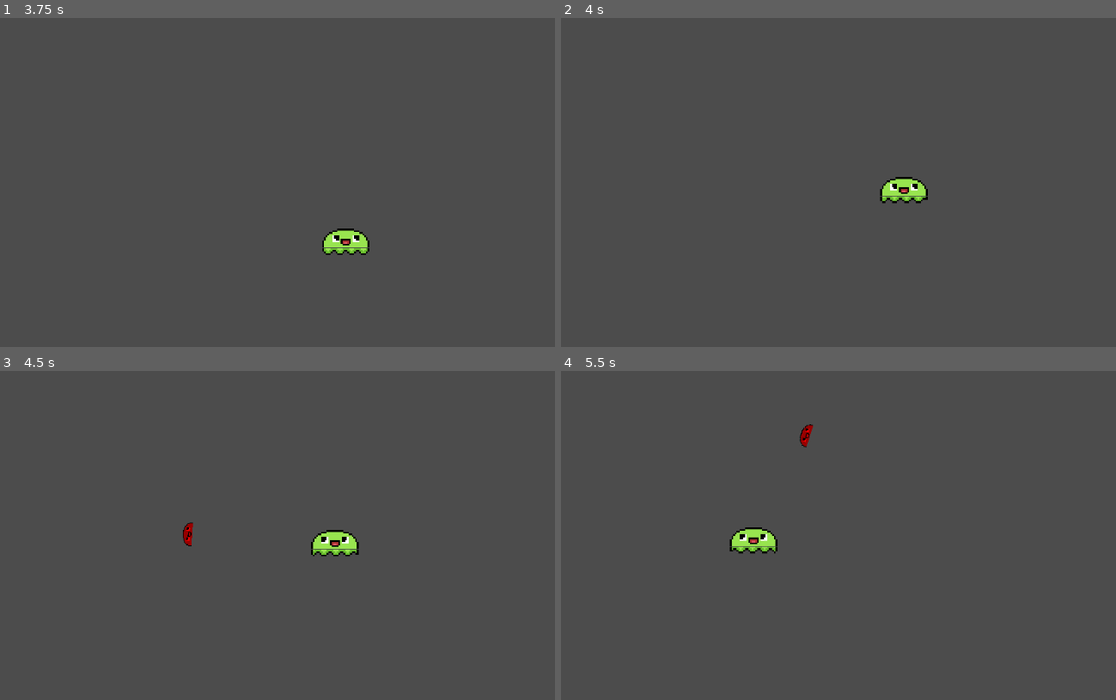
Above: before the commit, frames 1-4 (two rows, left to right).
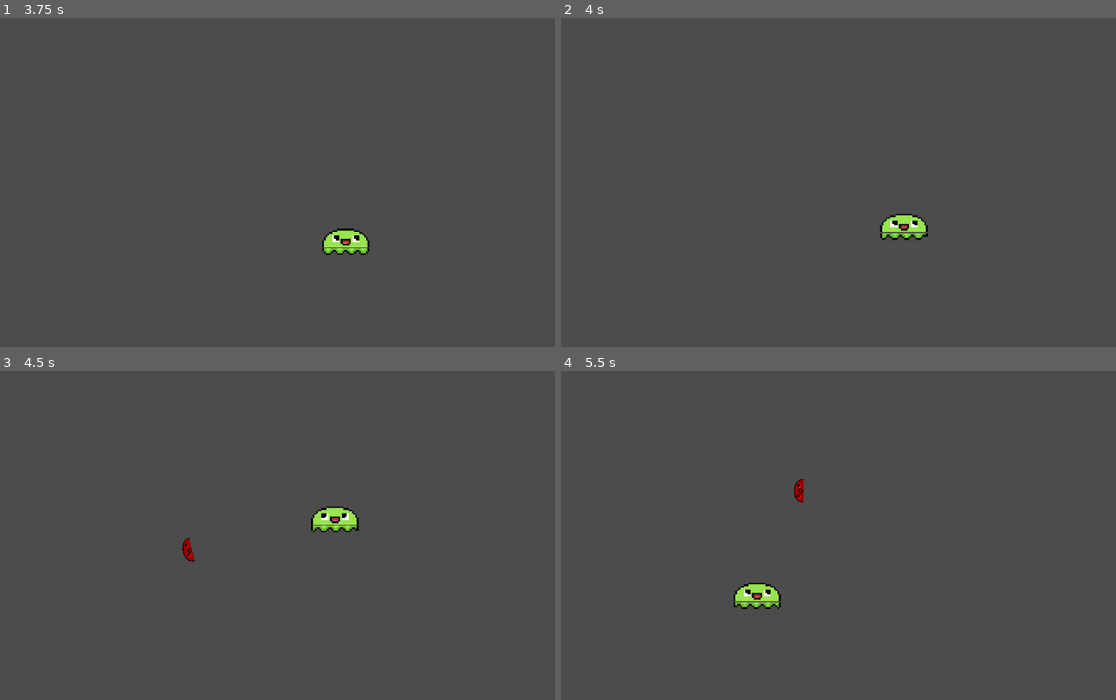
Above: after the commit, the same moments.

Repository: BrooklinJazz/GeweyTheSlime
Game: Godot game, scene res://World.tscn
Same seed, same stepped clock (60 frames per second), same inputs: the game is played once before the commit and once after it.
Inputs (mouse positions are in pixels of both pictures, inside the frame that each line leads up to):
- Up to frame 1 (3.75 s): move the mouse to (493, 189) at 0.52 s; hold Shift (grip) 0.53-1.28 s; hold D (right) 0.53-2.03 s; tap Space (jump) at 0.77, 1.07, 1.52, 1.55, 1.82, 3.02, 3.32 s; click (493, 189) at 0.8 s; move the mouse to (205, 228) at 1.27 s; click (205, 228) at 1.35 s; move the mouse to (410, 119) at 2.02 s; hold A (left) 2.03-2.78 s; hold Space (jump) 2.03-2.78 s; tap Shift (grip) at 2.3, 2.85 s; move the mouse to (305, 287) at 2.77 s; hold D (right) from 2.78 s (still down); click (305, 287) at 3.05 s; move the mouse to (549, 268) at 3.52 s; press the mouse at (549, 268) at 3.53 s
- Up to frame 2 (4 s): keep holding D (right); tap Space (jump) at 3.77, 3.8 s
- Up to frame 3 (4.5 s): tap Space (jump) at 4.07 s; move the mouse to (133, 499) at 4.27 s; release D (right) at 4.28 s; release the mouse at (133, 499) at 4.28 s; hold A (left) from 4.28 s (still down); tap Shift (grip) at 4.35 s
- Up to frame 4 (5.5 s): tap Space (jump) at 4.52, 4.82 s; move the mouse to (938, 561) at 5.02 s; release A (left) at 5.03 s; press the mouse at (938, 561) at 5.03 s; hold D (right) from 5.03 s (still down)

Frame 1 is identical in both runs. In frame 2, 1.1% of the frame differs, in the area x 57-67%, y 48-68%; in frame 3, 1.3%; in frame 4, 1.3%, in the area x 30-46%, y 16-73%.

Commit message:
draft

Diff:
--- /dev/null
+++ b/Hook.tscn
@@ -0,0 +1,18 @@
+[gd_scene load_steps=4 format=2]
+
+[ext_resource path="res://Hook.gd" type="Script" id=1]
+[ext_resource path="res://Player/sprites/slime-body.png" type="Texture" id=2]
+
+[sub_resource type="CircleShape2D" id=1]
+
+[node name="Hook" type="KinematicBody2D"]
+collision_layer = 4
+script = ExtResource( 1 )
+
+[node name="Sprite" type="Sprite" parent="."]
+position = Vector2( 0, 1.19209e-07 )
+scale = Vector2( 0.5, 1.22727 )
+texture = ExtResource( 2 )
+
+[node name="CollisionShape2D" type="CollisionShape2D" parent="."]
+shape = SubResource( 1 )
--- a/Player/Character.tscn
+++ b/Player/Character.tscn
@@ -16,74 +16,76 @@
 [ext_resource path="res://Player/Physics/WallMovement.gd" type="Script" id=14]
 [ext_resource path="res://Player/Physics/GroundMovement.gd" type="Script" id=15]
 [ext_resource path="res://Player/StateMachine.gd" type="Script" id=16]
+[ext_resource path="res://Player/Events.gd" type="Script" id=17]
+[ext_resource path="res://Player/States.gd" type="Script" id=18]
 
 [sub_resource type="AtlasTexture" id=1]
 atlas = ExtResource( 13 )
 region = Rect2( 0, 0, 28, 4 )
 
 [sub_resource type="AtlasTexture" id=2]
+atlas = ExtResource( 9 )
+region = Rect2( 0, 0, 28, 4 )
+
+[sub_resource type="AtlasTexture" id=3]
+atlas = ExtResource( 9 )
+region = Rect2( 28, 0, 28, 4 )
+
+[sub_resource type="AtlasTexture" id=4]
+atlas = ExtResource( 9 )
+region = Rect2( 56, 0, 28, 4 )
+
+[sub_resource type="AtlasTexture" id=5]
+atlas = ExtResource( 9 )
+region = Rect2( 84, 0, 28, 4 )
+
+[sub_resource type="AtlasTexture" id=6]
+atlas = ExtResource( 9 )
+region = Rect2( 112, 0, 28, 4 )
+
+[sub_resource type="AtlasTexture" id=7]
+atlas = ExtResource( 9 )
+region = Rect2( 140, 0, 28, 4 )
+
+[sub_resource type="AtlasTexture" id=8]
+atlas = ExtResource( 9 )
+region = Rect2( 168, 0, 28, 4 )
+
+[sub_resource type="AtlasTexture" id=9]
+atlas = ExtResource( 13 )
+region = Rect2( 28, 0, 28, 4 )
+
+[sub_resource type="AtlasTexture" id=10]
+atlas = ExtResource( 13 )
+region = Rect2( 56, 0, 28, 4 )
+
+[sub_resource type="AtlasTexture" id=11]
+atlas = ExtResource( 13 )
+region = Rect2( 84, 0, 28, 4 )
+
+[sub_resource type="AtlasTexture" id=12]
+atlas = ExtResource( 13 )
+region = Rect2( 112, 0, 28, 4 )
+
+[sub_resource type="AtlasTexture" id=13]
+atlas = ExtResource( 13 )
+region = Rect2( 140, 0, 28, 4 )
+
+[sub_resource type="AtlasTexture" id=14]
+atlas = ExtResource( 13 )
+region = Rect2( 168, 0, 28, 4 )
+
+[sub_resource type="AtlasTexture" id=15]
 atlas = ExtResource( 12 )
 region = Rect2( 0, 0, 28, 4 )
 
-[sub_resource type="AtlasTexture" id=3]
+[sub_resource type="AtlasTexture" id=16]
 atlas = ExtResource( 12 )
 region = Rect2( 28, 0, 28, 4 )
 
-[sub_resource type="AtlasTexture" id=4]
+[sub_resource type="AtlasTexture" id=17]
 atlas = ExtResource( 12 )
 region = Rect2( 56, 0, 28, 4 )
-
-[sub_resource type="AtlasTexture" id=5]
-atlas = ExtResource( 9 )
-region = Rect2( 0, 0, 28, 4 )
-
-[sub_resource type="AtlasTexture" id=6]
-atlas = ExtResource( 9 )
-region = Rect2( 28, 0, 28, 4 )
-
-[sub_resource type="AtlasTexture" id=7]
-atlas = ExtResource( 9 )
-region = Rect2( 56, 0, 28, 4 )
-
-[sub_resource type="AtlasTexture" id=8]
-atlas = ExtResource( 9 )
-region = Rect2( 84, 0, 28, 4 )
-
-[sub_resource type="AtlasTexture" id=9]
-atlas = ExtResource( 9 )
-region = Rect2( 112, 0, 28, 4 )
-
-[sub_resource type="AtlasTexture" id=10]
-atlas = ExtResource( 9 )
-region = Rect2( 140, 0, 28, 4 )
-
-[sub_resource type="AtlasTexture" id=11]
-atlas = ExtResource( 9 )
-region = Rect2( 168, 0, 28, 4 )
-
-[sub_resource type="AtlasTexture" id=12]
-atlas = ExtResource( 13 )
-region = Rect2( 28, 0, 28, 4 )
-
-[sub_resource type="AtlasTexture" id=13]
-atlas = ExtResource( 13 )
-region = Rect2( 56, 0, 28, 4 )
-
-[sub_resource type="AtlasTexture" id=14]
-atlas = ExtResource( 13 )
-region = Rect2( 84, 0, 28, 4 )
-
-[sub_resource type="AtlasTexture" id=15]
-atlas = ExtResource( 13 )
-region = Rect2( 112, 0, 28, 4 )
-
-[sub_resource type="AtlasTexture" id=16]
-atlas = ExtResource( 13 )
-region = Rect2( 140, 0, 28, 4 )
-
-[sub_resource type="AtlasTexture" id=17]
-atlas = ExtResource( 13 )
-region = Rect2( 168, 0, 28, 4 )
 
 [sub_resource type="SpriteFrames" id=18]
 animations = [ {
@@ -92,49 +94,49 @@
 "name": "idle",
 "speed": 5.0
 }, {
-"frames": [ SubResource( 2 ), SubResource( 3 ), SubResource( 4 ) ],
-"loop": false,
-"name": "charge_jump",
-"speed": 12.0
-}, {
-"frames": [ SubResource( 5 ), SubResource( 6 ), SubResource( 7 ), SubResource( 8 ), SubResource( 9 ), SubResource( 10 ), SubResource( 11 ) ],
+"frames": [ SubResource( 2 ), SubResource( 3 ), SubResource( 4 ), SubResource( 5 ), SubResource( 6 ), SubResource( 7 ), SubResource( 8 ) ],
 "loop": true,
 "name": "grip",
 "speed": 12.0
 }, {
-"frames": [ SubResource( 1 ), SubResource( 12 ), SubResource( 13 ), SubResource( 14 ), SubResource( 15 ), SubResource( 16 ), SubResource( 17 ) ],
+"frames": [ SubResource( 1 ), SubResource( 9 ), SubResource( 10 ), SubResource( 11 ), SubResource( 12 ), SubResource( 13 ), SubResource( 14 ) ],
 "loop": true,
 "name": "walk",
 "speed": 24.0
 }, {
-"frames": [ SubResource( 5 ) ],
+"frames": [ SubResource( 15 ), SubResource( 16 ), SubResource( 17 ) ],
+"loop": false,
+"name": "charge_jump",
+"speed": 12.0
+}, {
+"frames": [ SubResource( 2 ) ],
 "loop": true,
 "name": "grip_idle",
 "speed": 5.0
 } ]
 
 [sub_resource type="AtlasTexture" id=19]
+atlas = ExtResource( 11 )
+region = Rect2( 0, 0, 28, 11 )
+
+[sub_resource type="AtlasTexture" id=20]
+atlas = ExtResource( 11 )
+region = Rect2( 28, 0, 28, 11 )
+
+[sub_resource type="AtlasTexture" id=21]
+atlas = ExtResource( 11 )
+region = Rect2( 56, 0, 28, 11 )
+
+[sub_resource type="AtlasTexture" id=22]
 atlas = ExtResource( 8 )
 region = Rect2( 0, 0, 28, 11 )
 
-[sub_resource type="AtlasTexture" id=20]
+[sub_resource type="AtlasTexture" id=23]
 atlas = ExtResource( 8 )
 region = Rect2( 28, 0, 28, 11 )
 
-[sub_resource type="AtlasTexture" id=21]
+[sub_resource type="AtlasTexture" id=24]
 atlas = ExtResource( 8 )
-region = Rect2( 56, 0, 28, 11 )
-
-[sub_resource type="AtlasTexture" id=22]
-atlas = ExtResource( 11 )
-region = Rect2( 0, 0, 28, 11 )
-
-[sub_resource type="AtlasTexture" id=23]
-atlas = ExtResource( 11 )
-region = Rect2( 28, 0, 28, 11 )
-
-[sub_resource type="AtlasTexture" id=24]
-atlas = ExtResource( 11 )
 region = Rect2( 56, 0, 28, 11 )
 
 [sub_resource type="SpriteFrames" id=25]
@@ -146,12 +148,12 @@
 }, {
 "frames": [ SubResource( 19 ), SubResource( 20 ), SubResource( 21 ) ],
 "loop": false,
+"name": "grip",
+"speed": 12.0
+}, {
+"frames": [ SubResource( 22 ), SubResource( 23 ), SubResource( 24 ) ],
+"loop": false,
 "name": "charge_jump",
-"speed": 12.0
-}, {
-"frames": [ SubResource( 22 ), SubResource( 23 ), SubResource( 24 ) ],
-"loop": false,
-"name": "grip",
 "speed": 12.0
 } ]
 
@@ -193,6 +195,12 @@
 [node name="StateMachine" type="Node" parent="."]
 script = ExtResource( 16 )
 
+[node name="Events" type="Node" parent="StateMachine"]
+script = ExtResource( 17 )
+
+[node name="States" type="Node" parent="StateMachine"]
+script = ExtResource( 18 )
+
 [node name="Animate" type="Node" parent="."]
 script = ExtResource( 6 )
 
--- /dev/null
+++ b/Player/Events.gd
@@ -0,0 +1,10 @@
+extends Node
+
+var ATTACH_TO_CEILING = "ATTACH_TO_CEILING"
+var ATTACH_TO_FLOOR = "ATTACH_TO_FLOOR"
+var ATTACH_TO_LEFT_WALL = "ATTACH_TO_LEFT_WALL"
+var ATTACH_TO_RIGHT_WALL = "ATTACH_TO_RIGHT_WALL"
+var LAND = "LAND"
+var JUMP = "JUMP"
+var FALL = "FALL"
+var RELEASE = "RELEASE"
--- a/Player/StateMachine.gd
+++ b/Player/StateMachine.gd
@@ -1,15 +1,151 @@
 extends Node
 
-# Called when the node enters the scene tree for the first time.
+
+func StateMachineAdapter(currentState):
+	var jumped = false
+	var on_ceiling = false
+	var on_floor = false
+	var on_wall = false
+	var idle = false
+	var on_wall_left = false
+	var on_wall_right = false
+	if (currentState == States.GROUND):
+		on_floor = true
+	elif (currentState == States.JUMPED):
+		jumped = true
+	return {
+			"jumped": jumped,
+			"on_ceiling": on_ceiling,
+			"on_floor": on_floor,
+			"on_wall": on_wall,
+			"idle": idle,
+			"on_wall_left": on_wall_left,
+			"on_wall_right": on_wall_right,
+		}
+
+class EventHandler:
+	func on(event):
+		pass
+
+class EventListener:
+	func get_event(character):
+		pass
+
+class GroundEventListener:
+	func get_event(character):
+		if (Input.is_action_just_released("jump")):
+			return Events.JUMP
+
+class JumpEventListener:
+	func get_event(character):
+		return Events.FALL
+
+
+class GroundEventHandler:
+	func on(event):
+		pass
+
+class AirEventListener:
+	func get_event(character):
+		if (character.is_on_floor()):
+			return Events.LAND
+
+class AirEventHandler:
+	func on(event):
+		pass
+
+class EventListenerFactory:
+	static func create(state):
+		print(state)
+		if (state == States.AIR):
+			return AirEventListener.new()
+		elif (state == States.GROUND):
+			return GroundEventListener.new()
+		elif (state == States.JUMPED):
+			return JumpEventListener.new()
+		else:
+			return EventListener.new()
+
+class EventHandlerFactory:
+	static func create(state):
+		if (state == States.AIR):
+			return AirEventHandler.new()
+		elif (state == States.GROUND):
+			return GroundEventHandler.new()
+		else:
+			return EventHandler.new()
+
+var FSM = {
+	States.AIR: {
+		Events.ATTACH_TO_CEILING: States.Grabbed.CEILING,
+		Events.ATTACH_TO_FLOOR: States.Grabbed.FLOOR,
+		Events.LAND: States.GROUND
+	},
+#	bit of a hack to make the StateMachineAdapter work. should remove
+	States.JUMPED: {
+		Events.FALL: States.AIR
+	},
+	States.GROUND: {
+		Events.FALL: States.AIR,
+		Events.JUMP: States.JUMPED,
+	},
+	States.Grabbed.FLOOR: {
+		Events.ATTACH_TO_LEFT_WALL: States.Grabbed.LEFT_WALL,
+		Events.ATTACH_TO_RIGHT_WALL: States.Grabbed.RIGHT_WALL,
+		Events.RELEASE: States.GROUND
+	},
+	States.Grabbed.LEFT_WALL: {
+		Events.ATTACH_TO_FLOOR: States.Grabbed.FLOOR,
+		Events.ATTACH_TO_CEILING: States.Grabbed.CEILING,
+		Events.RELEASE: States.AIR
+	},
+	States.Grabbed.RIGHT_WALL: {
+		Events.ATTACH_TO_FLOOR: States.Grabbed.FLOOR,
+		Events.ATTACH_TO_CEILING: States.Grabbed.CEILING,
+		Events.RELEASE: States.AIR
+	},
+	States.Grabbed.CEILING: {
+		Events.RELEASE: States.AIR,
+		Events.ATTACH_TO_LEFT_WALL: States.Grabbed.LEFT_WALL,
+		Events.ATTACH_TO_RIGHT_WALL: States.Grabbed.RIGHT_WALL
+	}
+}
+
+class StateMachine:
+	var current_state = States.AIR
+	var fsm
+	func _init(state, machine):
+		fsm = machine
+		current_state = state
+
+
+	func transition(character):
+		var transitions = fsm[current_state]
+		var event_handler = EventHandlerFactory.create(current_state)
+		var listener = EventListenerFactory.create(current_state)
+		var event = listener.get_event(character)
+		print(event)
+		if event in transitions:
+			event_handler.on(event)
+			current_state = transitions[event]
+
+
 class_name PlayerStateMachine
-
+var state_machine
 var character
+
+
 func _init(parent):
 	character = parent
+	state_machine = StateMachine.new(States.AIR, FSM)
+
 
 func get_state():
-	return {
-		"airborne": airborne_factory(),
+
+	print(state_machine)
+	state_machine.transition(character)
+	return {
+		"airborne": StateMachineAdapter(state_machine.current_state),
 		"direction": {
 			"x": x_direction_factory(),
 			"y": y_direction_factory()
@@ -71,7 +207,7 @@
 	}
 
 func airborne_factory():
-#	TODO - expand this factory to introduce all states
+##	TODO - expand this factory to introduce all states
 	var jumped = false
 	var on_ceiling = false
 	var on_floor = false
--- /dev/null
+++ b/Player/States.gd
@@ -0,0 +1,11 @@
+extends Node
+
+var AIR = "AIR"
+var JUMPED = "JUMPED" # should remove this
+var GROUND = "GROUND"
+var Grabbed = {
+	"LEFT_WALL": "LEFT_WALL",
+	"RIGHT_WALL": "RIGHT_WALL",
+	"CEILING": "CEILING",
+	"FLOOR": "FLOOR"
+}
--- /dev/null
+++ b/Player/Transitions.gd
@@ -0,0 +1 @@
+extends Node
--- a/project.godot
+++ b/project.godot
@@ -104,6 +104,10 @@
 [autoload]
 
 Player="*res://Player/Player.gd"
+PrevMotion="*res://Player/PrevMotion.gd"
+Events="*res://Player/Events.gd"
+States="*res://Player/States.gd"
+Transitions="*res://Player/Transitions.gd"
 
 [input]
 
Not shown: 1 places in Player/Character.tscn that only renumber resources
